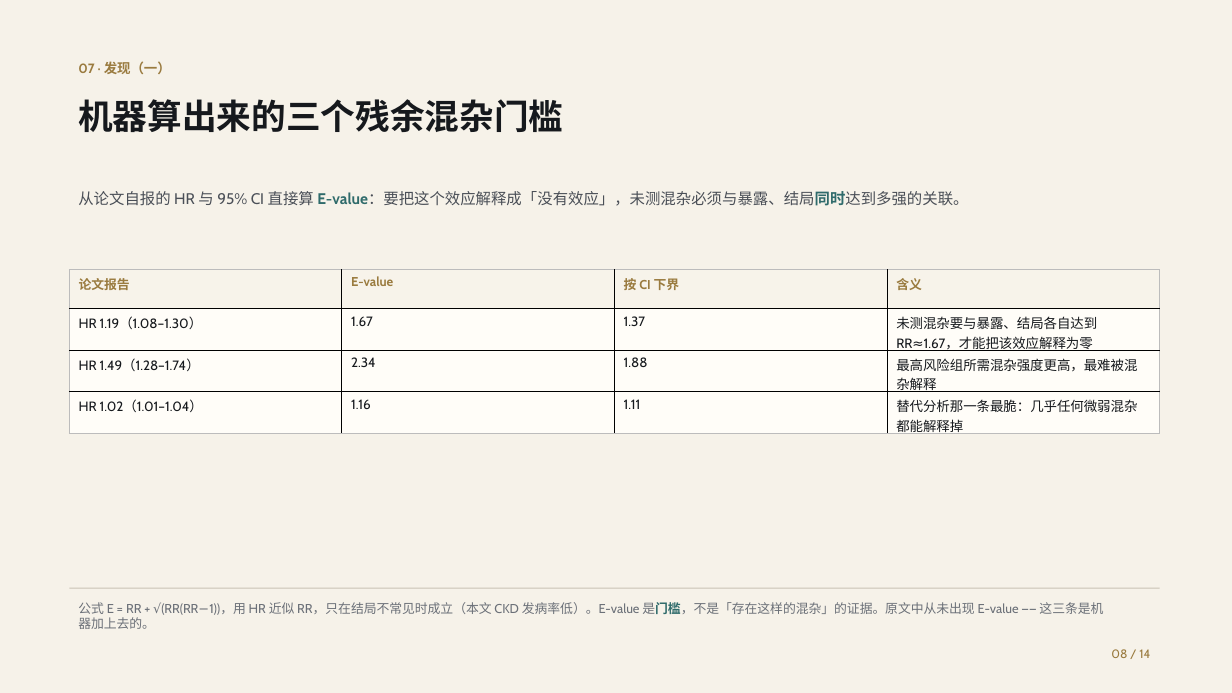
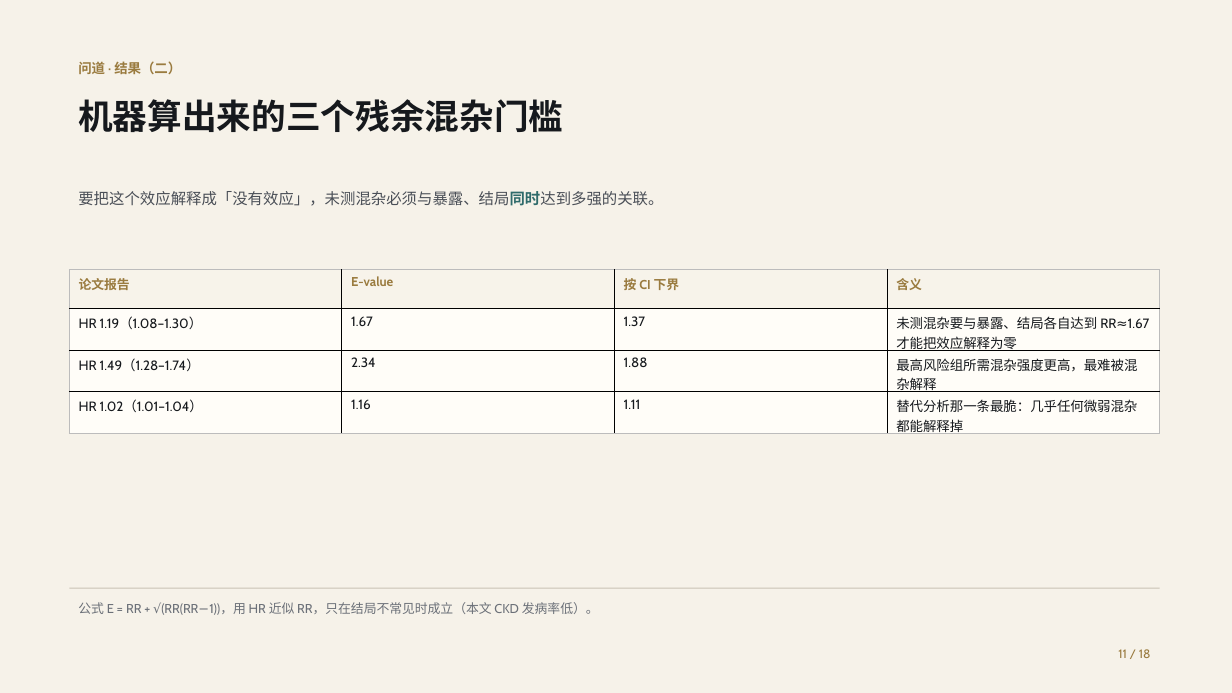
Before and after one commit to shikunpneg/ask-dao, a slide deck: slide 11 of docs/ppt/ask-dao-biomed-deck.pptx (slide 8 before the commit). Drawn at 1232x693 pixels with LibreOffice and Linux fonts; fonts in the diff are those of the drawing. Boxes give left, top, right and bottom in pixels: in the first picture for what was removed or moved away, otherwise in the second. Text is boxed around its words. In the diff, an @@ line names an element or a change of style, - is before the commit and + after.

Commit message:
PPT 重构为你要的结构：原理（先讲）→ dao v0.3 结果 → 问道结果 → 扩展结果（其他领域），每块带「为什么是新问题/新知识」的验证；18 页

```diff
--- a/docs/ppt/ask-dao-biomed-deck.pptx
+++ b/docs/ppt/ask-dao-biomed-deck.pptx
@@ text at box(78, 61, 181, 74): text changed @@
-07 · 发现（一）
+问道 · 结果（二）
@@ text at box(78, 191, 663, 206): text changed @@
-从论文自报的 HR 与 95% CI 直接算 E-value：要把这个效应解释成「没有效应」，未测混杂必须与暴露、结局同时达到多强的关联。
+要把这个效应解释成「没有效应」，未测混杂必须与暴露、结局同时达到多强的关联。
@@ table at box(69, 270, 1160, 438) @@
-row 2, column 4: 未测混杂要与暴露、结局各自达到 RR≈1.67，才能把该效应解释为零
+row 2, column 4: 未测混杂要与暴露、结局各自达到 RR≈1.67 才能把效应解释为零
@@ text at box(78, 602, 599, 615): text changed @@
-公式 E = RR + √(RR(RR−1))，用 HR 近似 RR，只在结局不常见时成立（本文 CKD 发病率低）。E-value 是门槛，不是「存在这样的混杂」的证据。原文中从未出现 E-value —— 这三条是机器加上去的。
+公式 E = RR + √(RR(RR−1))，用 HR 近似 RR，只在结局不常见时成立（本文 CKD 发病率低）。
@@ text at box(1118, 649, 1151, 658): text changed @@
-08 / 14
+11 / 18
```
Also in this commit, not shown: 7 other slides changed, 10 slides added, 6 slides removed, 21 other files.
